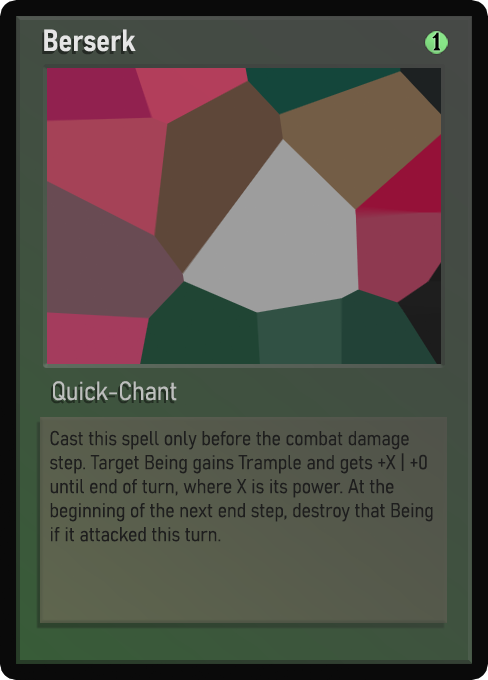
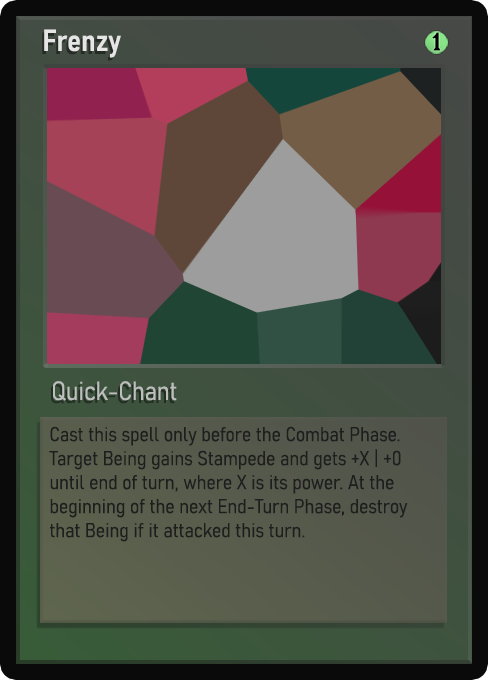
Before/after of a 488 x 680 layered artwork. What changed in the layer stack:
painted on "Name" over (x1=48, y1=29, x2=136, y2=58)
renamed "Desc_smaller" to "Desc_small", showed it, moved it above "Desc_smaller", painted on it over (x1=49, y1=426, x2=430, y2=542)
renamed "Desc_small" to "Desc_smaller", hid it, painted on it over (x1=50, y1=426, x2=433, y2=542)
